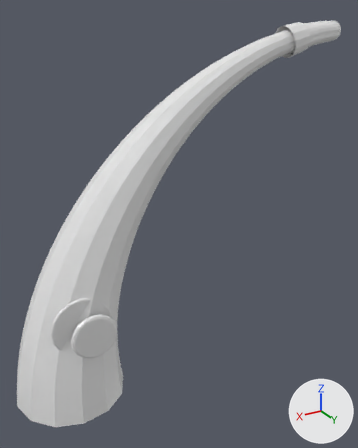
The OBJ model assets/variants/lur_wolf.obj, before and after one commit.
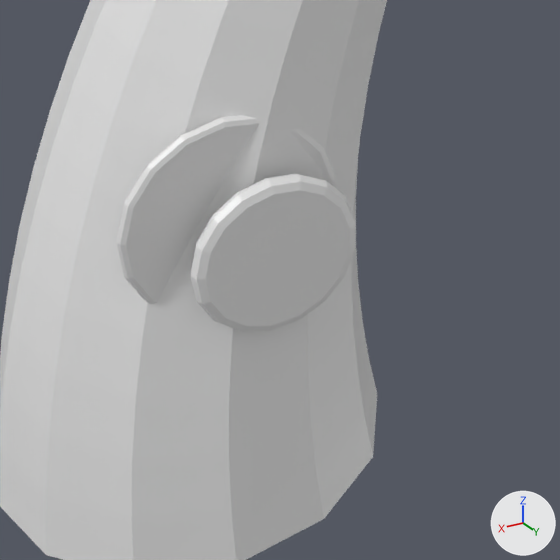
Old and new are each drawn whole from a camera (50 mm lens) standing at (0.163, 0.583, 0.513) and looking at (-0.183, 0.007, 0.225) and again close up on the part from 5% to 49% of the width and 59% to 94% of the height. The axes (+X, +Y, +Z) are drawn at lower right. The lights are the same throughout. The first two pictures are the older version. Where no turn or scale is listed for an object, it has been applied to the vertices. Vertices at exactly the same position are counted once.

The older version as bpy lines, for what is in view:
```python
me_lur_wolf = bpy.data.meshes.new('lur_wolf')
me_lur_wolf.from_pydata(...)  # 920 vertices, 1745 faces; spans x -0.468..0.079, y -0.078..0.078, z 0.0..0.499
# faces by material slot: [920, 825]
me_lur_wolf.materials.append(mat_bone)  # white #e7e7e7
me_lur_wolf.materials.append(mat_iron)  # white #e7e7e7
ob_lur_wolf = bpy.data.objects.new('lur_wolf', me_lur_wolf)
ob_lur_wolf.location = (0.0, 0.0, 0.0)
```
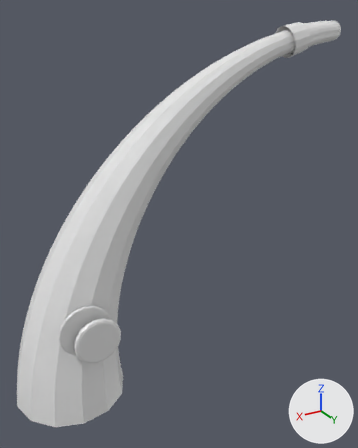
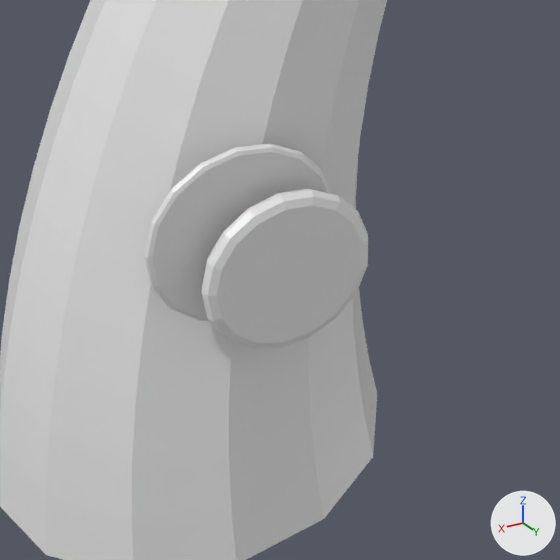
Changed parts and their boxes (x1, y1, x2, y2) in the close-ups (560 x 560 px; the box of a moved part takes in the faces that stretch with it):
part 1 of me_lur_wolf, moved or reshaped: before (117, 116, 336, 304); after (144, 144, 332, 321)
part 2 of me_lur_wolf, moved or reshaped: before (191, 174, 356, 331); after (201, 189, 368, 348)

What the commit changed:
me_lur_wolf is used by ob_lur_wolf; location (0.0, 0.0, 0.0).
me_lur_wolf had 920 vertices, 1745 faces and spanned x -0.468..0.079, y -0.078..0.078, z 0.0..0.499.
me_lur_wolf now has 920 vertices, 1745 faces and spans x -0.468..0.079, y -0.078..0.083, z 0.0..0.499.
me_lur_wolf part 1: the loose piece of 85 vertices spanning x -0.05..0.033, y 0.05..0.055, z 0.093..0.177 is scaled about its middle by (0.859, 0.801, 0.859), then moved by (0.0, 0.012, 0.0).
me_lur_wolf part 2: the loose piece of 85 vertices spanning x -0.051..0.013, y 0.064..0.072, z 0.093..0.156 is moved by (0.0, 0.011, 0.0).
